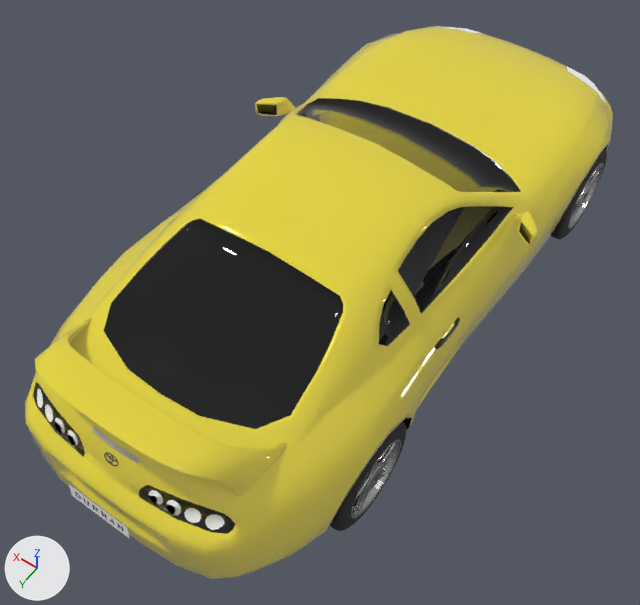
Two versions of the glTF model car.glb, one commit apart.
The view is the same before and after, from a 50 mm lens placed at (-1.81, 2.15, 2.79), pointed at (0.0, -0.38, -1.18). The axes (+X, +Y, +Z) are drawn at lower left. The lights are the same throughout. Where no turn or scale is listed for an object, it has been applied to the vertices. Vertices at the same position are counted once.

Names of what the first picture shows: 'car', 'wheel_FR', 'wheel_RR'.
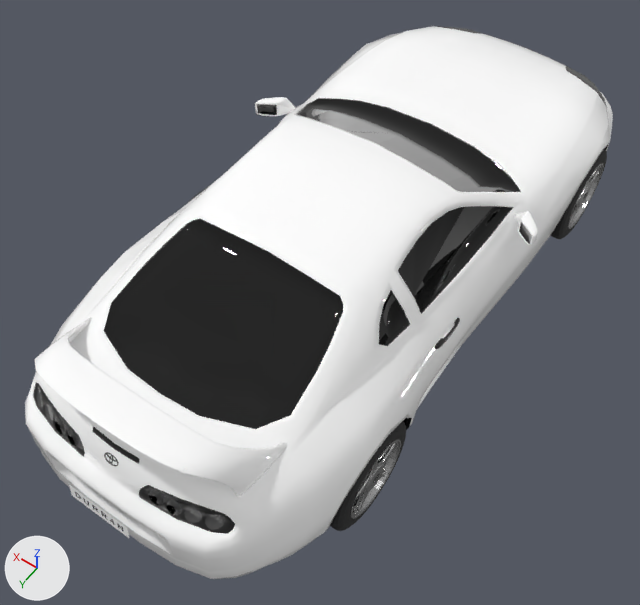
The newer file is also turned or shifted as a whole; pictures and numbers use the older file's frame.

Changed parts and their boxes [x1, y1, x2, y2] in the pictures (640 x 605 px):
'car', recoloured (yellow to white): [25, 26, 613, 579] in both
part 1 of me_circle_001, recoloured (grey to black): [92, 427, 140, 464] in both
part 2 of me_circle_001, recoloured (white to grey): [37, 26, 606, 530] in both

Diff of the bpy script that builds the scene:
```diff
--- a/car.glb.py
+++ b/car.glb.py
@@ mat_main_color @@
 mat_main_color = principled_material('main_color')
-mat_main_color.base_color = (0.753, 0.628, 0.0)  # yellow #e1d000
+mat_main_color.base_color = (1.0, 1.0, 1.0)  # white #ffffff
 mat_main_color.roughness = 0.0
@@ me_circle_001 @@
 me_circle_001.from_pydata(...)  # 6647 vertices, 13150 faces; spans x -2.44..2.44, y -2.42..8.84, z -0.52..2.31
 # used by ob_car; location = (0.0, -2.038, -1.173); scale = (0.376, 0.376, 0.376)
+# me_circle_001 part 1: all 524 faces that had it switch from mat_back_ligths (grey #b9b9b9) to mat_dark_plastic (black #1b1b1b)
+# me_circle_001 part 2: all 144 faces that had it switch from mat_transparent (white #ffffff) to mat_chrome (dark grey #505050)
 me_circle_001.materials.append(mat_main_color)
```
